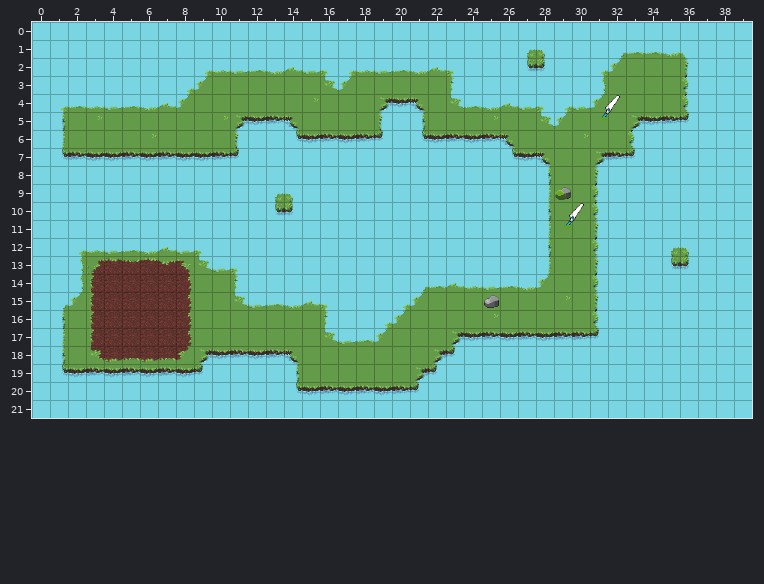
Tiled map -- maps/level7.tmx. The picture above was drawn from the file before the commit.
Cells are 32x32 px. Shown: x 0..39, y 0..21.
New version:
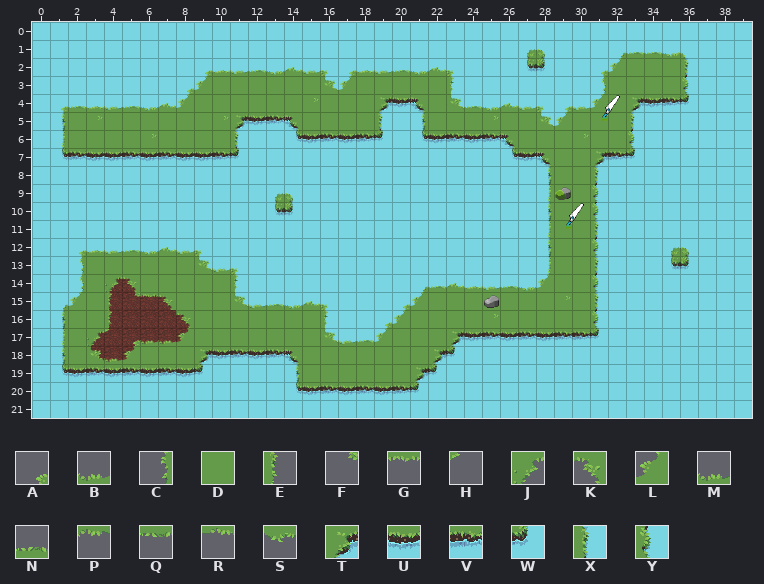
Key: from "[M]Grass": A 5, B 6, C 14, D 15, E 16, F 23, G 24, H 25, J 31, K 32, L 41, M 48, N 49, P 57, Q 58, R 59, S 60; from "[M]Water": T 6, U 7, V 8, W 12, X 27, Y 33.
_ is an empty cell.
Tiles replaced or removed in this view: C, D, E, J, K, L, M, N, P, Q, R, S, T, U, V, W, Y.
Edits made:
Changed rows in their new state; . is an unchanged cell.
Layer "tilesover":
first column x 33:
 4 TUVW
 5 X___
first column x 3:
13 DDDDDD
14 DJKDDD
15 DEFGKD
16 DE...K
17 JHABBL
18 ..LDDD
Pixel boxes of the changes (left, top, right, bottom) in both pictures:
changed: (630, 94, 689, 130)
changed: (87, 257, 192, 363)
